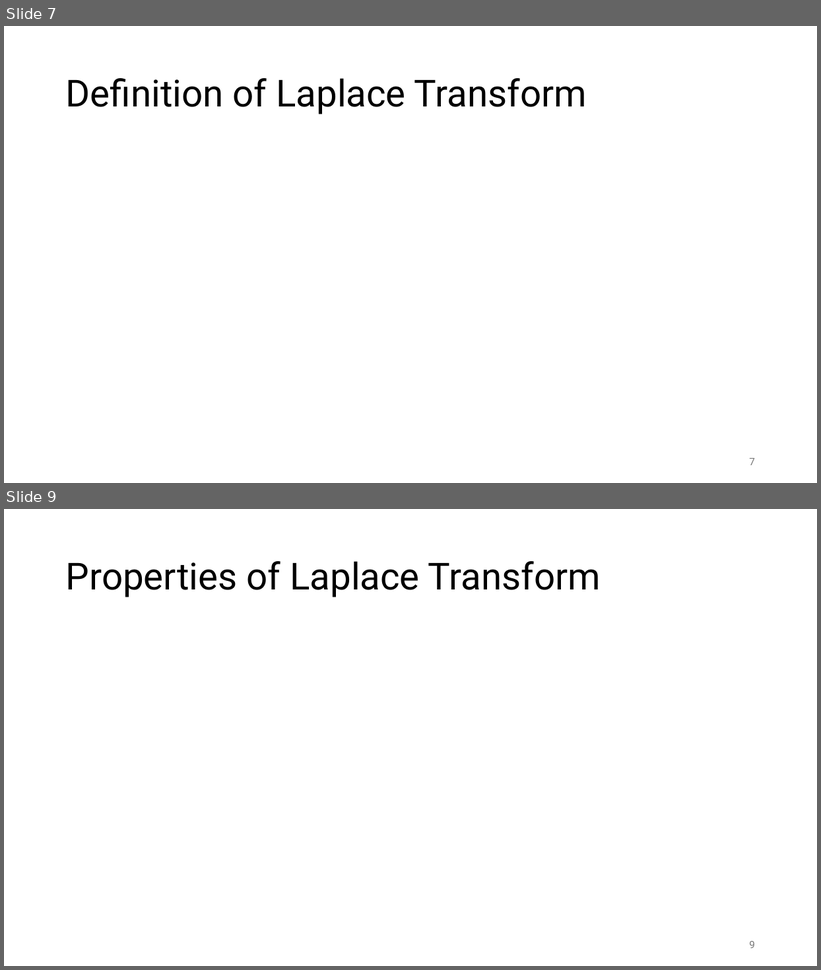
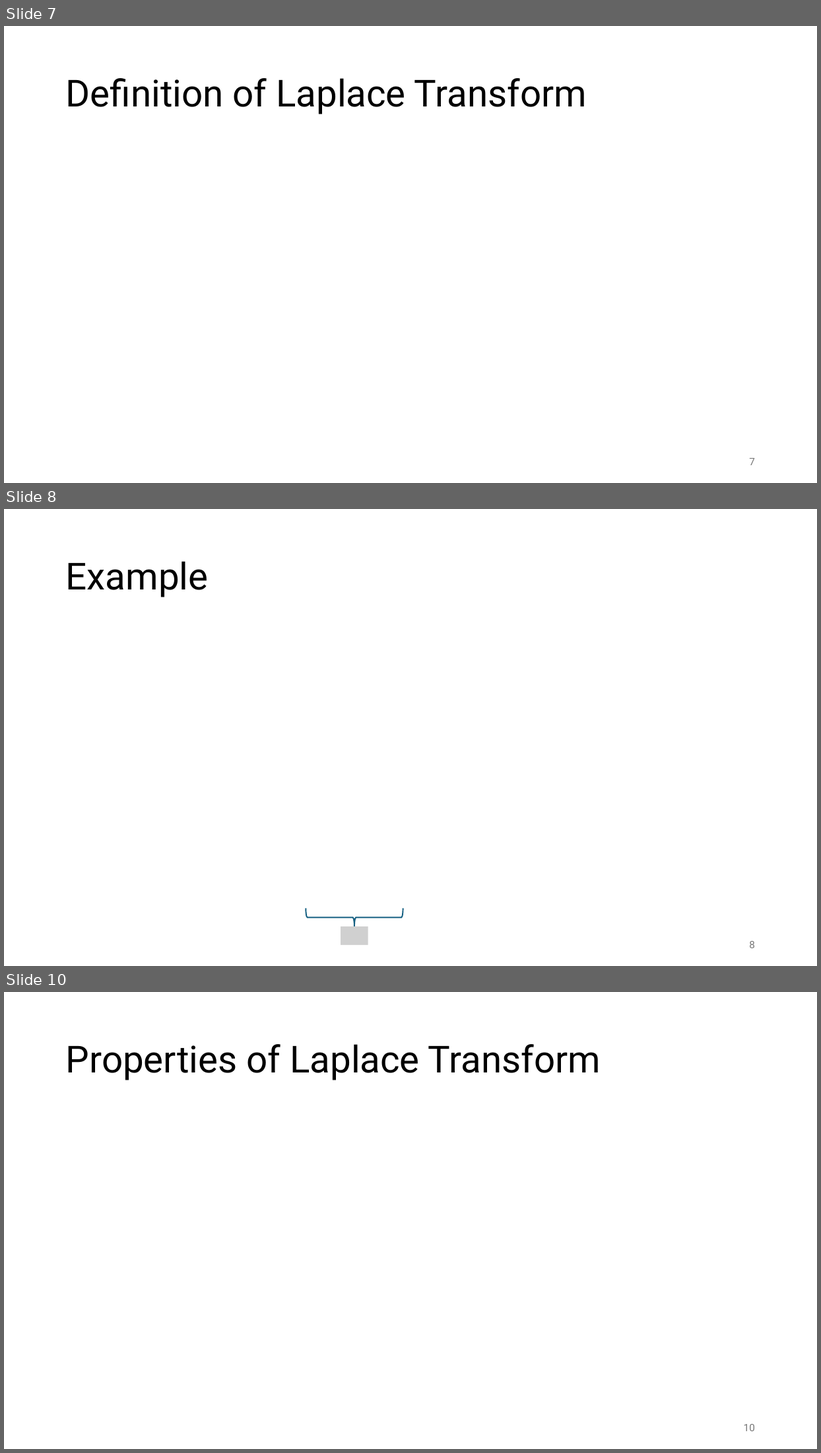
Before and after one commit to FelixWick/control_engineering, a slide deck: slides/3_Laplace.pptx. Shown one above the other, each under a label of ours: slides 7 and 9 before the commit, slides 7, 8 and 10 after it; the slides between them are not shown. The pictures are 821x970 and 821x1453 pixels, drawn with LibreOffice and Linux fonts; fonts in the diff are those of the drawing; grey boxes stand for pictures. Boxes give left, top, right and bottom in pixels: in the first picture for what was removed or moved away, otherwise in the second. Text is boxed around its words. In the diff, an @@ line names an element or a change of style, - is before the commit and + after.

```diff
--- a/slides/3_Laplace.pptx
+++ b/slides/3_Laplace.pptx
@@ slide 8 added at (x1=4, y1=509, x2=817, y2=966), background #FFFFFF @@
@@ title added at (x1=66, y1=561, x2=209, y2=597), 44 pt, text #000000 @@
+Example
@@ left brace added at (x1=306, y1=909, x2=403, y2=927), outline #156082 1.5 pt @@
@@ picture added at (x1=341, y1=927, x2=368, y2=945) @@
@@ page number added at (x1=749, y1=941, x2=755, y2=949), 12 pt, text #797979 @@
+8
@@ what was slide 9 is now slide 10 @@
@@ page number at (x1=744, y1=1424, x2=755, y2=1432): text changed @@
-9
+10
```
Also in this commit, not shown: 3 slides changed, 3 other slides added, 1 other file.
